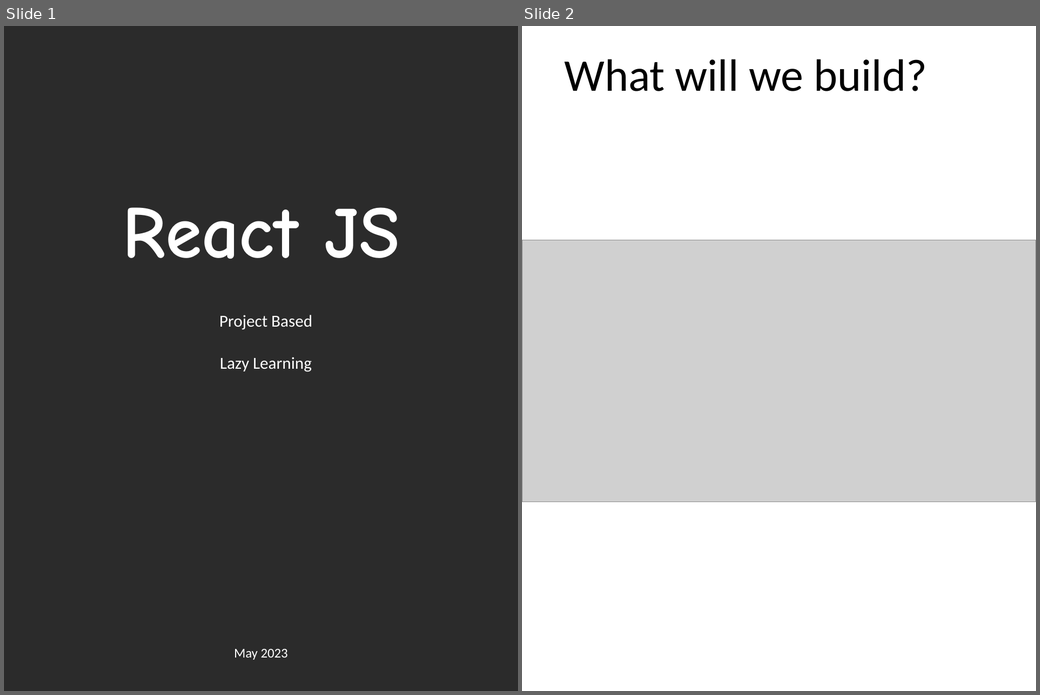
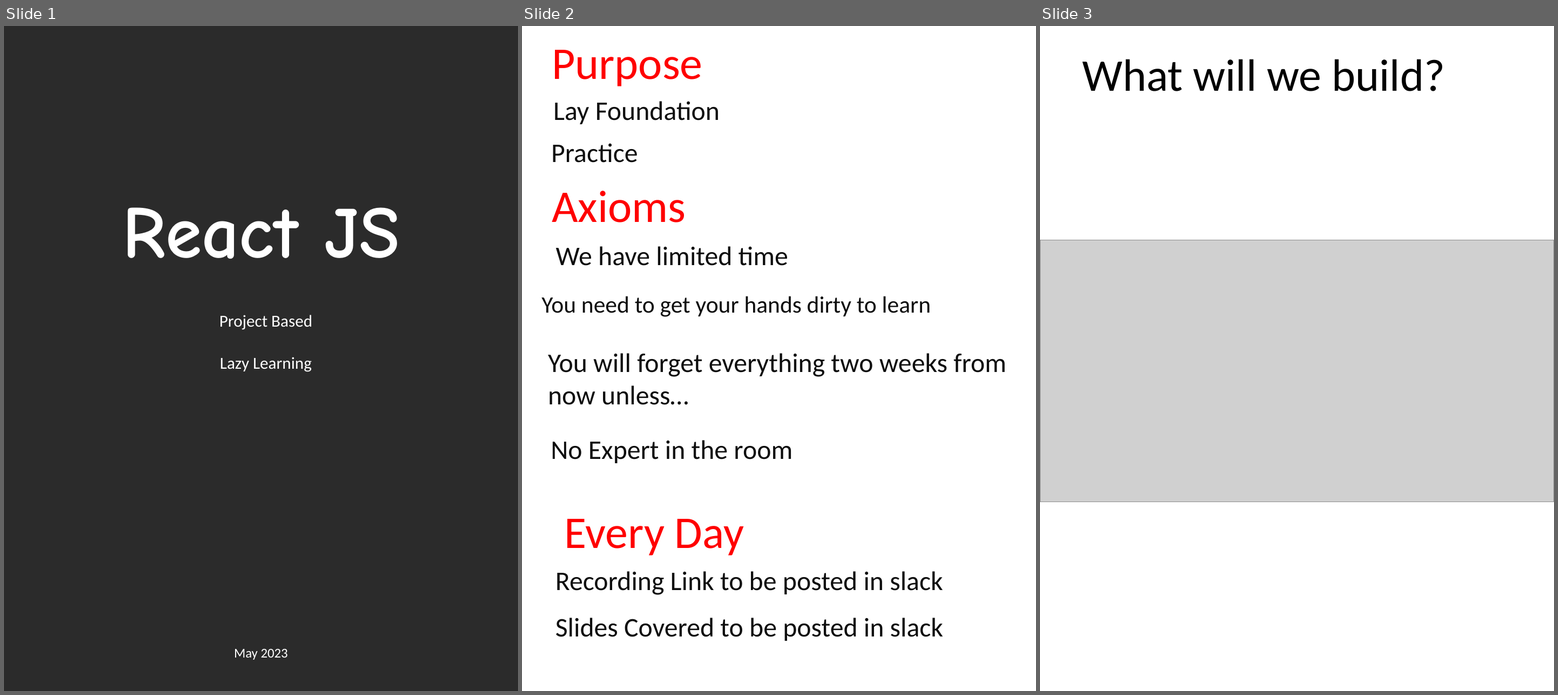
Before and after one commit to scorpion0511/mytracker, a slide deck: doc/React.pptx. Shown side by side, each under a label of ours: slides 1 and 2 before the commit, slides 1, 2 and 3 after it. The pictures are 1040x695 and 1558x695 pixels, drawn with LibreOffice and Linux fonts; fonts in the diff are those of the drawing; grey boxes stand for pictures; background and template pictures are left out; a plain dark background stands for a picture behind light text. Boxes give left, top, right and bottom in pixels: in the first picture for what was removed or moved away, otherwise in the second. Text is boxed around its words. In the diff, an @@ line names an element or a change of style, - is before the commit and + after.

```diff
--- a/doc/React.pptx
+++ b/doc/React.pptx
@@ slide 2 added at <box>522,26,1036,691</box>, background #FFFFFF @@
@@ text added at <box>552,50,703,86</box>, 54 pt, text #FF0000 @@
+Purpose
@@ text added at <box>553,101,720,124</box>, 32 pt, text #0D0D0D @@
+Lay Foundation
@@ text added at <box>551,143,638,163</box>, 32 pt, text #0D0D0D @@
+Practice
@@ text added at <box>552,191,686,223</box>, 54 pt, text #FF0000 @@
+Axioms
@@ text added at <box>556,246,788,266</box>, 32 pt, text #0D0D0D @@
+We have limited time
@@ text added at <box>541,296,931,317</box>, 28 pt, text #0D0D0D @@
+You need to get your hands dirty to learn
@@ text added at <box>548,353,1006,405</box>, 32 pt, text #0D0D0D @@
+You will forget everything two weeks from now unless…
@@ text added at <box>551,440,793,463</box>, 32 pt, text #0D0D0D @@
+No Expert in the room
@@ text added at <box>565,519,744,556</box>, 54 pt, text #FF0000 @@
+Every Day
@@ text added at <box>555,571,943,595</box>, 32 pt, text #0D0D0D @@
+Recording Link to be posted in slack
@@ text added at <box>555,618,943,641</box>, 32 pt, text #0D0D0D @@
+Slides Covered to be posted in slack
@@ what was slide 2 is now slide 3 @@
```
Also in this commit, not shown: 11 slides changed, 1 other slide added.
